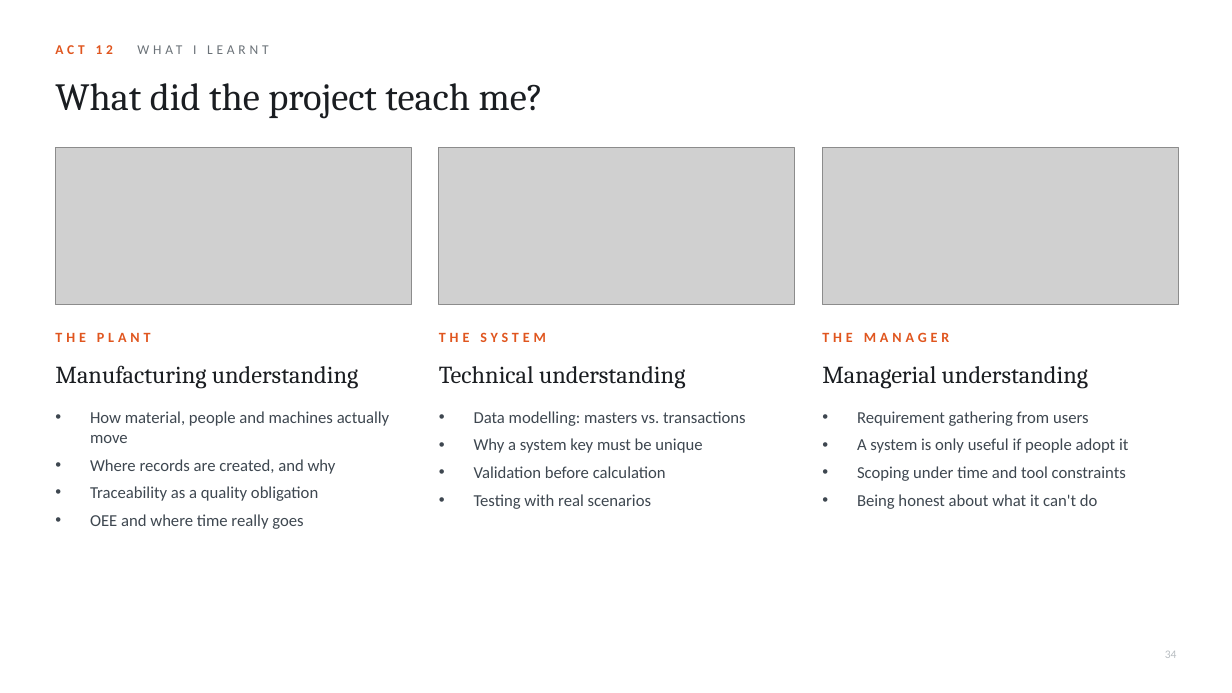
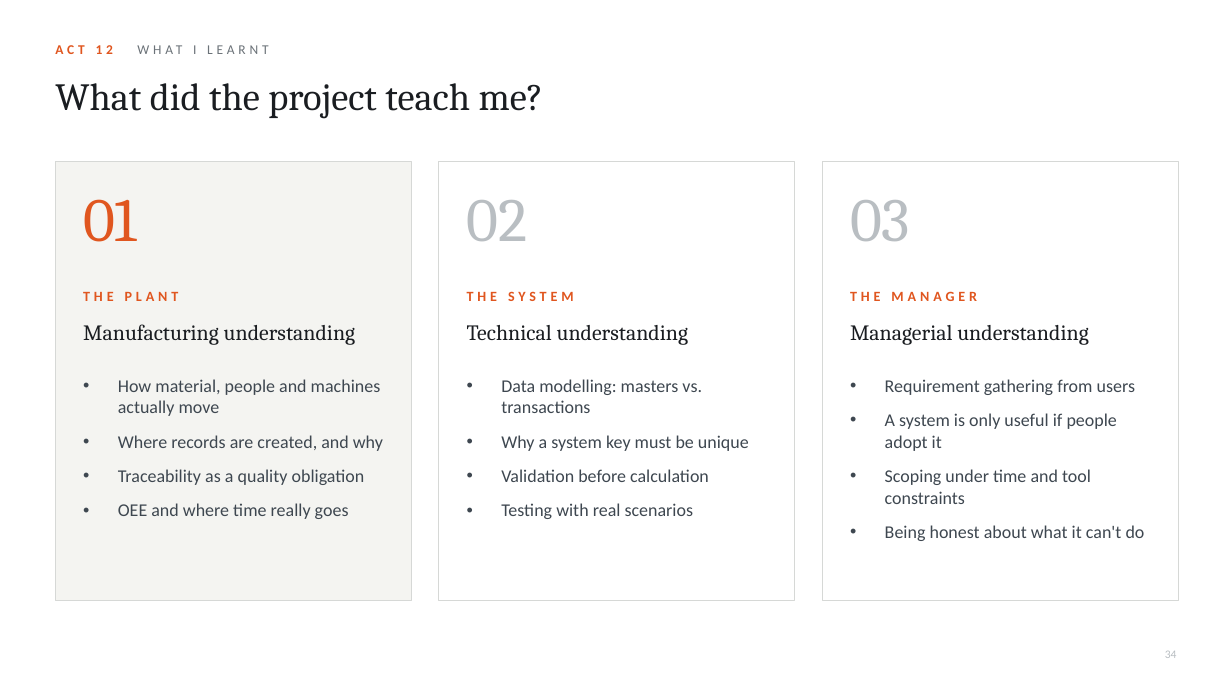
Before and after one commit to srivastavashreejita-ux/master-executive-system, a slide deck: slide 34 of sip-presentation/SIP_Story_Deck.pptx. Drawn at 1232x693 pixels with LibreOffice and Linux fonts; fonts in the diff are those of the drawing; grey boxes stand for pictures. Boxes give left, top, right and bottom in pixels: in the first picture for what was removed or moved away, otherwise in the second. Text is boxed around its words. In the diff, an @@ line names an element or a change of style, - is before the commit and + after.

```diff
--- a/sip-presentation/SIP_Story_Deck.pptx
+++ b/sip-presentation/SIP_Story_Deck.pptx
@@ picture removed at box(55, 148, 411, 305) @@
@@ picture removed at box(439, 148, 795, 305) @@
@@ picture removed at box(823, 148, 1178, 305) @@
@@ rectangle added at box(55, 162, 411, 601), fill #F4F4F1, outline #D6D8D6 0.75 pt @@
@@ rectangle added at box(439, 162, 795, 601), fill #FFFFFF, outline #D6D8D6 0.75 pt @@
@@ rectangle added at box(823, 162, 1178, 601), fill #FFFFFF, outline #D6D8D6 0.75 pt @@
@@ text added at box(83, 199, 137, 242), 48 pt, text #E0561F @@
+01
@@ text added at box(467, 200, 528, 241), 48 pt, text #B9BEC2 @@
+02
@@ text added at box(850, 200, 910, 241), 48 pt, text #B9BEC2 @@
+03
@@ text "THE PLANT": place and size @@
-text "THE PLANT" at box(55, 333, 151, 342)
+text "THE PLANT" at box(83, 292, 179, 301)
@@ text "THE SYSTEM": place and size @@
-text "THE SYSTEM" at box(439, 332, 546, 342)
+text "THE SYSTEM" at box(467, 291, 574, 301)
@@ text "THE MANAGER": place and size @@
-text "THE MANAGER" at box(822, 332, 950, 342)
+text "THE MANAGER" at box(850, 291, 977, 301)
@@ text "Manufacturing understanding": place and size @@
-text "Manufacturing understanding" at box(55, 365, 358, 389)
+text "Manufacturing understanding" at box(83, 324, 356, 345)
@@ text "Technical understanding": place and size @@
-text "Technical understanding" at box(439, 366, 685, 389)
+text "Technical understanding" at box(467, 325, 689, 345)
@@ size 19 to 17 pt in 3 elements at box(467, 325, 689, 345), box(83, 324, 356, 345), box(850, 325, 1089, 345) @@
@@ text "Managerial understanding": place and size @@
-text "Managerial understanding" at box(822, 366, 1088, 389)
+text "Managerial understanding" at box(850, 325, 1089, 345)
@@ text "How material, people and machines ...": place and size @@
-text "How material, people and machines ..." at box(90, 411, 390, 529)
+text "How material, people and machines ..." at box(118, 379, 383, 519)
@@ text "Data modelling: masters vs. transactions": place and size @@
-text "Data modelling: masters vs. transactions" at box(474, 411, 746, 509)
+text "Data modelling: masters vs. transactions" at box(501, 435, 749, 519)
@@ size 13 to 14 pt; more space between paragraphs in 3 elements at box(118, 379, 383, 519), box(501, 435, 749, 519), box(885, 379, 1145, 541) @@
@@ text "Requirement gathering from users": place and size @@
-text "Requirement gathering from users" at box(857, 411, 1128, 509)
+text "Requirement gathering from users" at box(885, 379, 1145, 541)
```
Also in this commit, not shown: 7 other slides changed, 20 other files.
